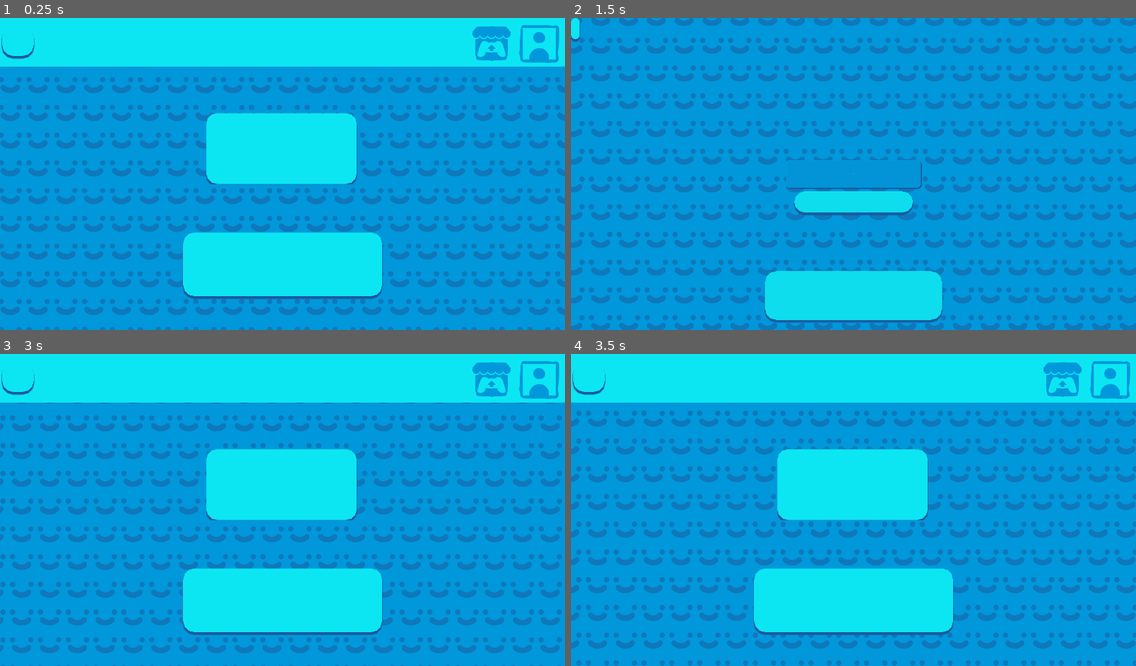
Above: before the commit, frames 1-4 (two rows, left to right).
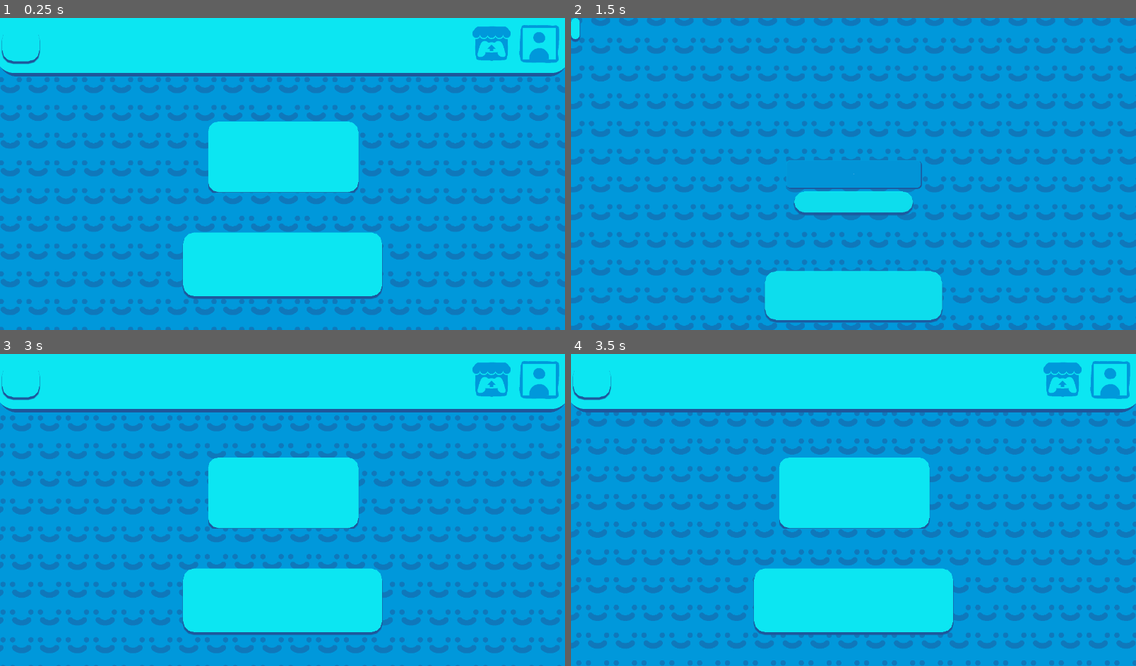
Above: after the commit, the same moments.

Repository: LongHairedSkeleton/Project-ABC
Game: Godot game, scene res://lan/inicial_screen.tscn
Two runs of this game, one before a commit and one after it. Both use one fixed random seed, a clock stepped at 60 frames per second and the inputs below.
Inputs (mouse positions are in pixels of both pictures, inside the frame that each line leads up to):
- Up to frame 1 (0.25 s): no input
- Up to frame 2 (1.5 s): click "clique aqui para entrar numa …" at 0.5 s; click (853, 174) at 1.27 s; type "12" at 1.35 s
- Up to frame 3 (3 s): click "confirmar" at 2 s; click "x" at 2.75 s
- Up to frame 4 (3.5 s): no input

The runs differ from the first frame. In frame 1, 4.9% of the frame differs, in the area x 0-100%, y 4-56%; in frame 2, nothing differs; in frame 3, 4.9%; in frame 4, 4.9%.

Commit message:
added full tts support and some QOL

Diff:
--- a/account/account_main_scene.tscn
+++ b/account/account_main_scene.tscn
@@ -1,9 +1,28 @@
-[gd_scene load_steps=5 format=2]
+[gd_scene load_steps=8 format=2]
 
 [ext_resource path="res://scrolling_background.tscn" type="PackedScene" id=1]
 [ext_resource path="res://Assets/WhiteLearn/the_people.webp" type="Texture" id=2]
 [ext_resource path="res://account/account_main_screen.gd" type="Script" id=3]
 [ext_resource path="res://Assets/itch logo.png" type="Texture" id=4]
+
+[sub_resource type="StyleBoxFlat" id=3]
+bg_color = Color( 0.117647, 0.341176, 0.611765, 1 )
+corner_radius_top_left = 88
+corner_radius_top_right = 88
+corner_radius_bottom_right = 88
+corner_radius_bottom_left = 88
+corner_detail = 12
+
+[sub_resource type="StyleBoxFlat" id=4]
+bg_color = Color( 0.0470588, 0.901961, 0.94902, 1 )
+corner_radius_top_left = 88
+corner_radius_top_right = 88
+corner_radius_bottom_right = 88
+corner_radius_bottom_left = 88
+corner_detail = 10
+
+[sub_resource type="Theme" id=2]
+PanelContainer/styles/panel = SubResource( 4 )
 
 [node name="Control" type="Control"]
 anchor_right = 1.0
@@ -17,10 +36,10 @@
 anchor_top = 0.5
 anchor_right = 0.5
 anchor_bottom = 0.5
-margin_left = -351.0
-margin_top = -281.0
-margin_right = 342.0
-margin_bottom = 46.0
+margin_left = -343.0
+margin_top = -243.0
+margin_right = 350.0
+margin_bottom = 84.0
 rect_clip_content = true
 custom_colors/font_color_disabled = Color( 0, 0.596078, 0.858824, 1 )
 custom_colors/font_color_focus = Color( 0, 0.596078, 0.858824, 1 )
@@ -36,6 +55,23 @@
 margin_right = 12.0
 margin_bottom = 24.28
 color = Color( 0.0470588, 0.901961, 0.94902, 1 )
+
+[node name="PanelContainer2" type="PanelContainer" parent="ColorRect"]
+show_behind_parent = true
+anchor_right = 1.0
+anchor_bottom = 1.0
+margin_left = -8.0
+margin_bottom = 47.0
+custom_styles/panel = SubResource( 3 )
+
+[node name="PanelContainer" type="PanelContainer" parent="ColorRect"]
+show_behind_parent = true
+anchor_right = 1.0
+anchor_bottom = 1.0
+margin_left = -21.0
+margin_right = 12.0
+margin_bottom = 31.0
+theme = SubResource( 2 )
 
 [node name="TextureButton" type="TextureButton" parent="."]
 anchor_left = 1.0
@@ -98,11 +134,35 @@
 texture_normal = ExtResource( 4 )
 
 [node name="Button3" type="Button" parent="."]
-margin_left = 10.0
-margin_top = 39.0
-margin_right = 155.0
-margin_bottom = 175.0
-text = "X"
+margin_left = 11.0
+margin_top = 46.0
+margin_right = 181.0
+margin_bottom = 199.0
+text = "   X   "
+
+[node name="RichTextLabel" type="RichTextLabel" parent="."]
+margin_left = 190.0
+margin_top = 26.0
+margin_right = 590.0
+margin_bottom = 238.0
+custom_colors/default_color = Color( 0, 0.596078, 0.858824, 1 )
+bbcode_enabled = true
+bbcode_text = "[center][wave]abc simples"
+text = "abc simples"
+
+[node name="RichTextLabel4" type="RichTextLabel" parent="."]
+anchor_left = 0.5
+anchor_right = 0.5
+margin_left = -271.0
+margin_top = 26.0
+margin_right = 271.0
+margin_bottom = 231.0
+custom_colors/default_color = Color( 0, 0.596078, 0.858824, 1 )
+bbcode_enabled = true
+bbcode_text = "[wave][center]bem vindo
+walter!"
+text = "bem vindo
+walter!"
 
 [connection signal="pressed" from="Button" to="." method="_on_Button_pressed"]
 [connection signal="pressed" from="TextureButton" to="." method="_on_TextureButton_pressed"]
--- a/account/account_main_screen.gd
+++ b/account/account_main_screen.gd
@@ -6,7 +6,7 @@
 			$Button.text = "+ clique aqui\n pra criar\n uma sala"
 		false:
 			$Button.text = "clique aqui\n para entrar\n numa sala"
-
+	$RichTextLabel4.bbcode_text = "[center][wave]bem vindo\n" + PlayerVars.player_data["player_name"] + "!!"
 func _on_TextureButton_pressed():
 	get_tree().change_scene("res://account/settings.tscn")
 
--- a/actividades/math/Math.gd
+++ b/actividades/math/Math.gd
@@ -236,3 +236,6 @@
 func _on_Button2_pressed(): check_if_correct($Button2)
 func _on_Button3_pressed(): check_if_correct($Button3)
 func _on_Button4_pressed(): check_if_correct($Button4)
+
+func _on_Button5_pressed():
+	TTS.speak(str($Panel/Label.text))
--- a/actividades/math/Math.tscn
+++ b/actividades/math/Math.tscn
@@ -95,7 +95,19 @@
 
 [node name="Control2" parent="." instance=ExtResource( 3 )]
 
+[node name="Button5" type="Button" parent="."]
+anchor_left = 0.5
+anchor_top = 0.5
+anchor_right = 0.5
+anchor_bottom = 0.5
+margin_left = -51.5
+margin_top = 488.0
+margin_right = 82.5
+margin_bottom = 624.0
+text = "F"
+
 [connection signal="pressed" from="Button" to="." method="_on_Button_pressed"]
 [connection signal="pressed" from="Button2" to="." method="_on_Button2_pressed"]
 [connection signal="pressed" from="Button3" to="." method="_on_Button3_pressed"]
 [connection signal="pressed" from="Button4" to="." method="_on_Button4_pressed"]
+[connection signal="pressed" from="Button5" to="." method="_on_Button5_pressed"]
--- a/actividades/portuguese/portuguese.gd
+++ b/actividades/portuguese/portuguese.gd
@@ -423,3 +423,6 @@
 func _on_Button2_pressed(): check_if_correct($Button2)
 func _on_Button3_pressed(): check_if_correct($Button3)
 func _on_Button4_pressed(): check_if_correct($Button4)
+
+func _on_Button5_pressed():
+	TTS.speak(str($Panel/Label.text))
--- a/actividades/portuguese/portuguese.tscn
+++ b/actividades/portuguese/portuguese.tscn
@@ -1,9 +1,8 @@
-[gd_scene load_steps=6 format=2]
+[gd_scene load_steps=5 format=2]
 
 [ext_resource path="res://actividades/portuguese/portuguese.gd" type="Script" id=1]
 [ext_resource path="res://scrolling_background.tscn" type="PackedScene" id=2]
 [ext_resource path="res://points.tscn" type="PackedScene" id=3]
-[ext_resource path="res://exit.tscn" type="PackedScene" id=5]
 
 [sub_resource type="StyleBoxFlat" id=1]
 bg_color = Color( 0.117647, 0.341176, 0.611765, 1 )
@@ -28,9 +27,6 @@
 script = ExtResource( 1 )
 
 [node name="CanvasLayer" parent="." instance=ExtResource( 2 )]
-
-[node name="Control" parent="." instance=ExtResource( 5 )]
-mouse_filter = 1
 
 [node name="Button" type="Button" parent="."]
 anchor_left = 0.5
@@ -99,7 +95,19 @@
 
 [node name="Control2" parent="." instance=ExtResource( 3 )]
 
+[node name="Button5" type="Button" parent="."]
+anchor_left = 0.5
+anchor_top = 0.5
+anchor_right = 0.5
+anchor_bottom = 0.5
+margin_left = -36.5
+margin_top = 484.0
+margin_right = 69.5
+margin_bottom = 596.0
+text = "f"
+
 [connection signal="pressed" from="Button" to="." method="_on_Button_pressed"]
 [connection signal="pressed" from="Button2" to="." method="_on_Button2_pressed"]
 [connection signal="pressed" from="Button3" to="." method="_on_Button3_pressed"]
 [connection signal="pressed" from="Button4" to="." method="_on_Button4_pressed"]
+[connection signal="pressed" from="Button5" to="." method="_on_Button5_pressed"]
--- a/inputs.gd
+++ b/inputs.gd
@@ -1,11 +1,12 @@
 extends Node
 
 const RESOLUTIONS = [
-	Vector2(225, 360),
-	Vector2(450, 720),
-	Vector2(900, 1440)
+	Vector2(360, 225),
+	Vector2(720, 450),
+	Vector2(1440, 900)
 ]
 
+# Track index in RESOLUTIONS (2 is Vector2(1440, 900))
 var current_res_index = 2
 const BASE_DESIGN_SIZE = Vector2(900, 1440)
 
@@ -19,11 +20,16 @@
 	if event.is_action_pressed("resolution-"):
 		cycle_resolution(-1)
 
-	# FIXED FULLSCREEN INPUT LOOKUP
 	if event.is_action_pressed("f11"):
 		OS.window_fullscreen = not OS.window_fullscreen
-		# Force the engine to rebuild the stretch profile instantly to prevent zoom glitches
-		apply_stretch_settings()
+
+		if OS.window_fullscreen:
+			# When entering fullscreen, force stretch calculation based on BASE_DESIGN_SIZE
+			apply_fullscreen_settings(BASE_DESIGN_SIZE)
+		else:
+			# When exiting fullscreen, revert back to 1440x900
+			current_res_index = 2 # Index 2 is Vector2(1440, 900)
+			apply_stretch_settings()
 
 func cycle_resolution(neorpos):
 	current_res_index = (current_res_index + neorpos) % RESOLUTIONS.size()
@@ -32,18 +38,21 @@
 
 	apply_stretch_settings()
 
-# Extracted rendering adjustments to keep everything perfectly synced
+func apply_fullscreen_settings(target_res: Vector2):
+	var calculated_shrink = BASE_DESIGN_SIZE.y / target_res.y
+	get_tree().set_screen_stretch(
+		SceneTree.STRETCH_MODE_2D,
+		SceneTree.STRETCH_ASPECT_KEEP_HEIGHT,
+		BASE_DESIGN_SIZE,
+		calculated_shrink
+	)
+
 func apply_stretch_settings():
 	var target_res = RESOLUTIONS[current_res_index]
 	var calculated_shrink = BASE_DESIGN_SIZE.y / target_res.y
 
 	if OS.window_fullscreen:
-		get_tree().set_screen_stretch(
-			SceneTree.STRETCH_MODE_2D,
-			SceneTree.STRETCH_ASPECT_KEEP_HEIGHT,
-			BASE_DESIGN_SIZE,
-			calculated_shrink
-		)
+		apply_fullscreen_settings(target_res)
 	else:
 		OS.window_size = target_res
 		get_tree().root.set_size(target_res)
--- a/lan/inicial_screen.tscn
+++ b/lan/inicial_screen.tscn
@@ -124,8 +124,8 @@
 anchor_bottom = 1.0
 margin_left = -6.0
 margin_top = 825.0
-margin_right = 42294.0
-margin_bottom = 68505.0
+margin_right = 44994.0
+margin_bottom = 72825.0
 
 [node name="Button" type="Button" parent="Buttonns"]
 anchor_left = 0.5
@@ -166,8 +166,8 @@
 anchor_bottom = 1.0
 margin_left = 11.5
 margin_top = 621.0
-margin_right = 42311.5
-margin_bottom = 68301.0
+margin_right = 45011.5
+margin_bottom = 72621.0
 mouse_filter = 2
 bbcode_enabled = true
 bbcode_text = "[center][wave]quem está usando o dispositivo?"
--- a/project.godot
+++ b/project.godot
@@ -46,11 +46,13 @@
 Lan="*res://lan/networkmanager.gd"
 Inputs="*res://inputs.gd"
 PlayerVars="*res://account/player_vars.gd"
+TTS="*res://tts.gd"
 
 [display]
 
 window/size/width=900
 window/size/height=1440
+window/size/always_on_top=true
 window/vsync/use_vsync=false
 mouse_cursor/custom_image="res://cursor.png"
 window/stretch/mode="2d"
--- /dev/null
+++ b/tts.gd
@@ -0,0 +1,85 @@
+extends Node
+
+var _reset_timer: Timer
+
+func _ready() -> void:
+	# Setup a timer to turn off "always on top" after speech finishes
+	_reset_timer = Timer.new()
+	_reset_timer.one_shot = true
+	_reset_timer.connect("timeout", self, "_on_tts_finished")
+	add_child(_reset_timer)
+
+func _on_tts_finished() -> void:
+	yield(get_tree().create_timer(3),"timeout")
+	if OS.get_name() == "Windows":
+		OS.set_window_always_on_top(false)
+
+# --- Windows Execution ---
+func _speak_windows(text: String, pitch: float, rate: float) -> void:
+	var processed_text = text.replace("-", " menos ").replace("+", " mais ")
+	var sanitized_text = processed_text.replace('"', '""')
+	var sapi_rate = int(clamp((rate - 1.0) * 10, -10, 10))
+
+	var vbs_code = "javascript:var v=new ActiveXObject('SAPI.SpVoice');v.Rate=%d;v.Speak('%s');close();" % [sapi_rate, sanitized_text]
+	OS.execute("mshta", [vbs_code], false)
+
+func speak(text: String, pitch: float = 1.0, rate: float = 0.8) -> void:
+	# Replace common symbols with Portuguese words before sending to TTS
+	var formatted_text = text \
+		.replace("-", " menos ") \
+		.replace("+", " mais ") \
+		.replace("x", " vezes ") \
+		.replace(":", " dividido por ")
+	if OS.get_name() == "Windows":
+		OS.set_window_always_on_top(true)
+		_speak_windows(text, pitch, rate)
+
+		# Estimate speech duration based on text length and speech rate
+		# Average speed is roughly 15 characters per second
+		var estimated_seconds = max((text.length() / (15.0 * rate)), 1.5)
+		_reset_timer.start(estimated_seconds)
+
+	elif OS.get_name() == "HTML5":
+		_speak_html5(text, pitch, rate)
+
+func stop() -> void:
+	match OS.get_name():
+		"HTML5":
+			JavaScript.eval("if ('speechSynthesis' in window) { window.speechSynthesis.cancel(); }")
+		"Windows":
+			# Kills any active PowerShell SAPI processes running in the background
+			OS.execute("powershell", ["-Command", "Stop-Process -Name powershell -ErrorAction SilentlyContinue"], false)
+
+# --- HTML5 Execution (Instant Local Voice) ---
+func _speak_html5(text: String, pitch: float, rate: float) -> void:
+	var processed_text = text.replace("-", " menos ").replace("+", " mais ")
+	var sanitized_text = processed_text.replace("\\", "\\\\").replace("'", "\\'")
+
+	# JavaScript forced to use local system voice instantly
+	var js_code = """
+		if ('speechSynthesis' in window) {
+			window.speechSynthesis.cancel();
+
+			var utterance = new SpeechSynthesisUtterance('%s');
+			utterance.pitch = %f;
+			utterance.rate = %f;
+			utterance.lang = 'pt-BR'; // Match Portuguese
+
+			var voices = window.speechSynthesis.getVoices();
+
+			// Find a local Portuguese voice first to avoid cloud network delay
+			var localVoice = voices.find(function(v) {
+				return v.lang.includes('pt') && v.localService === true;
+			}) || voices.find(function(v) {
+				return v.lang.includes('pt');
+			});
+
+			if (localVoice) {
+				utterance.voice = localVoice;
+			}
+
+			window.speechSynthesis.speak(utterance);
+		}
+	""" % [sanitized_text, pitch, rate]
+
+	JavaScript.eval(js_code)
